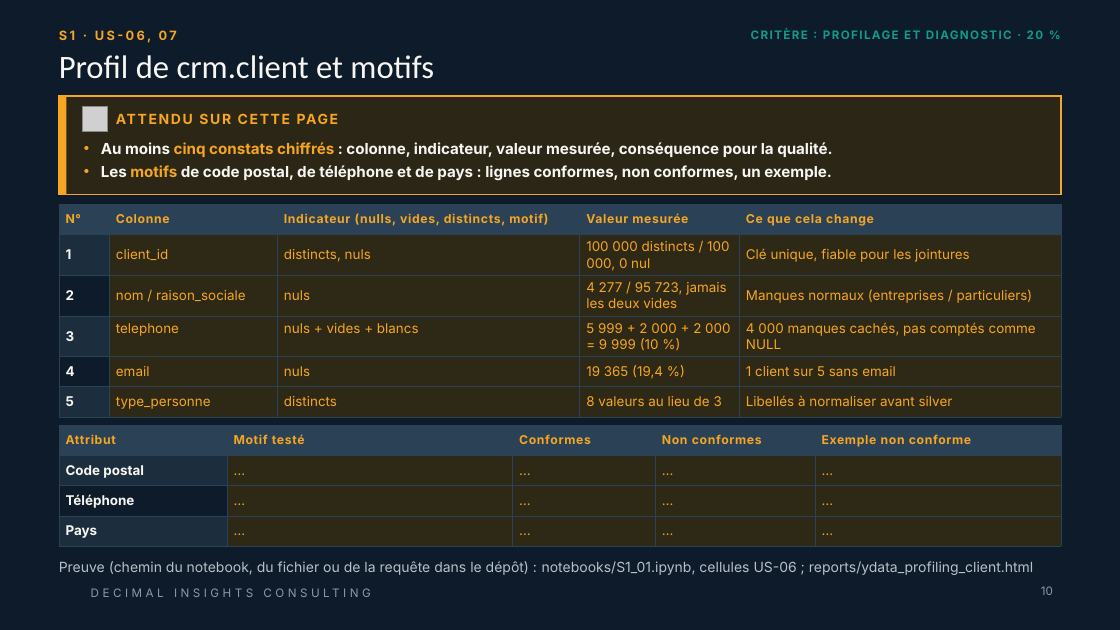
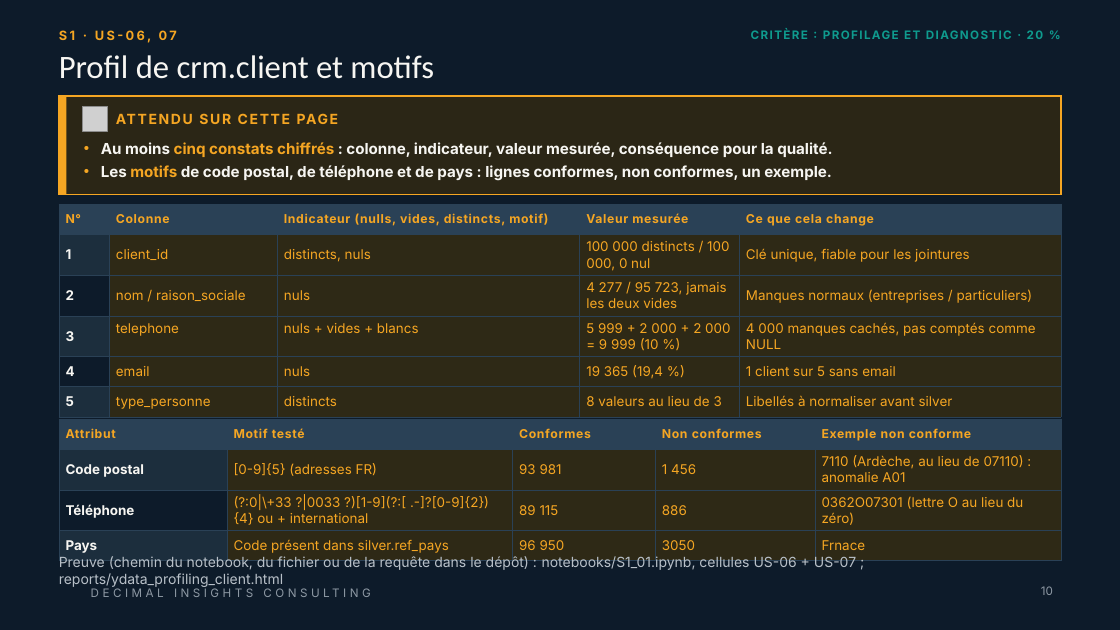
Before and after one commit to Samii05/td-qualite-g01, a slide deck: slide 10 of livrables/Livrable_Groupe_TD_AssurConnect.pptx. Drawn at 1120x630 pixels with LibreOffice and Linux fonts; fonts in the diff are those of the drawing; grey boxes stand for pictures; background and template pictures are left out. Boxes give left, top, right and bottom in pixels: in the first picture for what was removed or moved away, otherwise in the second. Text is boxed around its words. In the diff, an @@ line names an element or a change of style, - is before the commit and + after.

Commit message:
S1: motifs CP, téléphone et pays, regex et anomalie A01 retrouvée (US-07)

```diff
--- a/livrables/Livrable_Groupe_TD_AssurConnect.pptx
+++ b/livrables/Livrable_Groupe_TD_AssurConnect.pptx
@@ table at (59, 419, 1061, 561) @@
-row 2: Code postal | … | … | … | …
+row 2: Code postal | [0-9]{5} (adresses FR) | 93 981 | 1 456 | 7110 (Ardèche, au lieu de 07110) : anomalie A01
-row 3: Téléphone | … | … | … | …
+row 3: Téléphone | (?:0|\+33 ?|0033 ?)[1-9](?:[ .-]?[0-9]{2}){4} ou + international | 89 115 | 886 | 0362O07301 (lettre O au lieu du zéro)
-row 4: Pays | … | … | … | …
+row 4: Pays | Code présent dans silver.ref_pays | 96 950 | 3050 | Frnace
@@ table: place and size @@
-table at (59, 425, 1061, 546)
+table at (59, 419, 1061, 561)
@@ text at (59, 555, 856, 587): text changed @@
-Preuve (chemin du notebook, du fichier ou de la requête dans le dépôt) : notebooks/S1_01.ipynb, cellules US-06 ; reports/ydata_profiling_client.html
+Preuve (chemin du notebook, du fichier ou de la requête dans le dépôt) : notebooks/S1_01.ipynb, cellules US-06 + US-07 ; reports/ydata_profiling_client.html
```
Also in this commit, not shown: 1 other slide changed, 2 other files.
